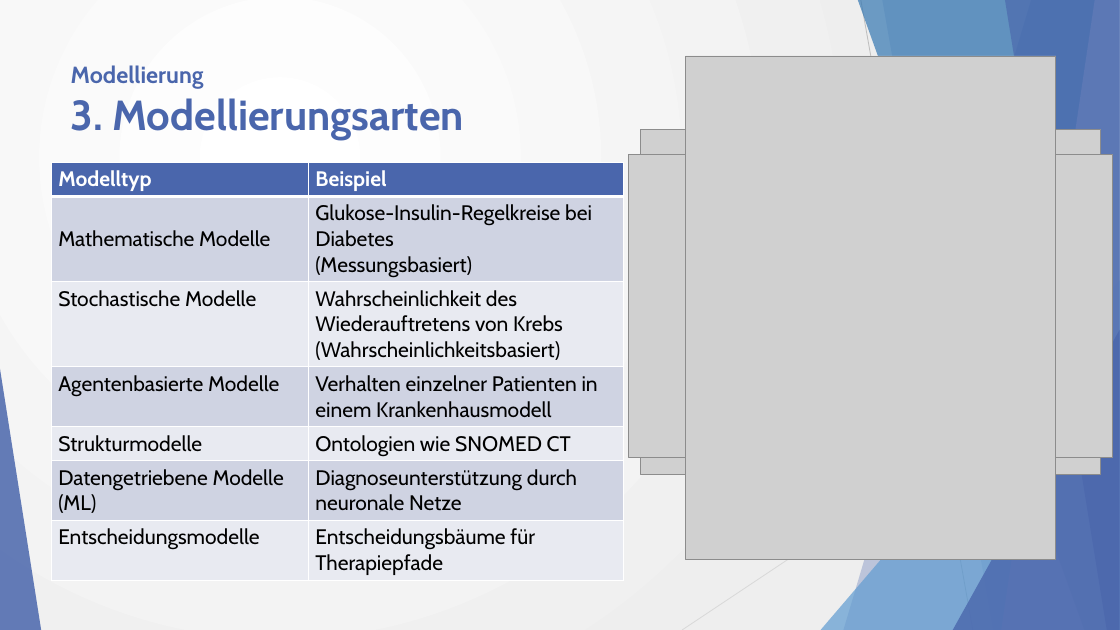
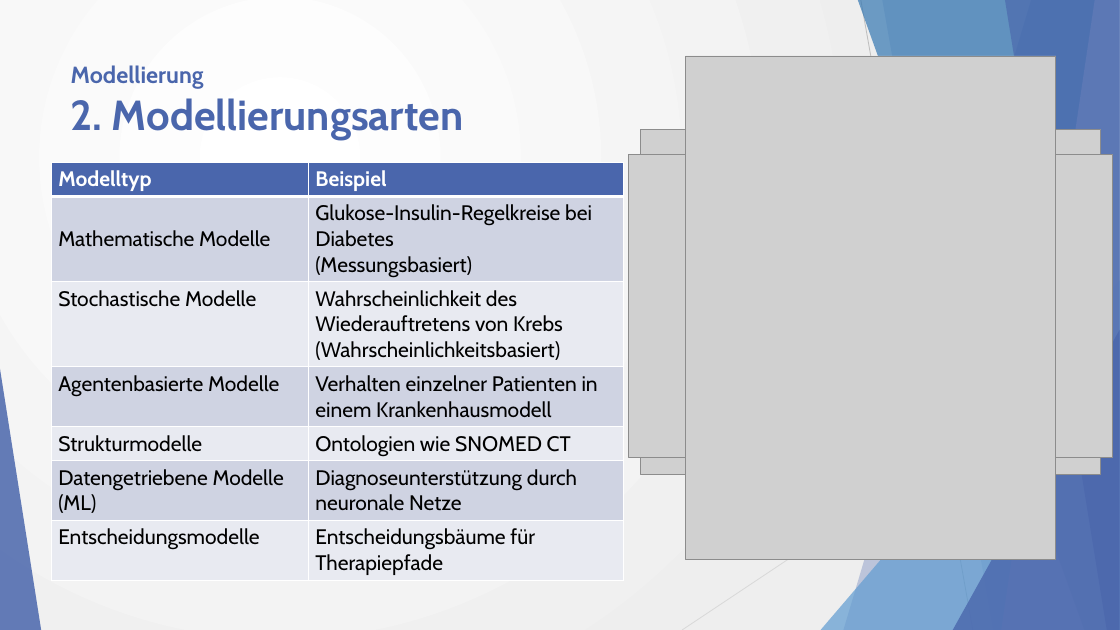
Before and after one commit to w0fl/w0fl, a slide deck: slide 5 of Simulation und Modellierung in der Medizininformatik_2.0.pptx (slide 6 before the commit). Drawn at 1120x630 pixels with LibreOffice and Linux fonts; fonts in the diff are those of the drawing; grey boxes stand for pictures. Boxes give left, top, right and bottom in pixels: in the first picture for what was removed or moved away, otherwise in the second. Text is boxed around its words. In the diff, an @@ line names an element or a change of style, - is before the commit and + after.

```diff
--- a/Simulation und Modellierung in der Medizininformatik_2.0.pptx
+++ b/Simulation und Modellierung in der Medizininformatik_2.0.pptx
@@ title at (71, 65, 464, 140): text changed @@
-Modellierung
-3. Modellierungsarten
+Modellierung
+2. Modellierungsarten
```
Also in this commit, not shown: 11 other slides changed, 2 slides removed, 3 other files.
